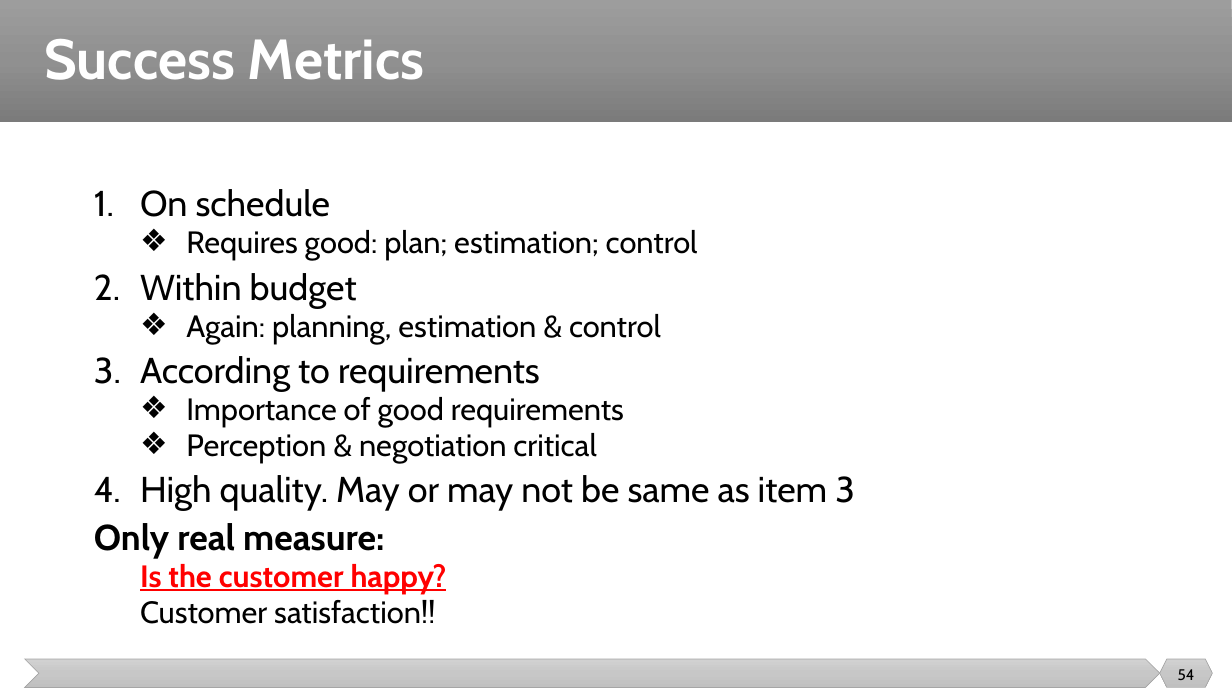
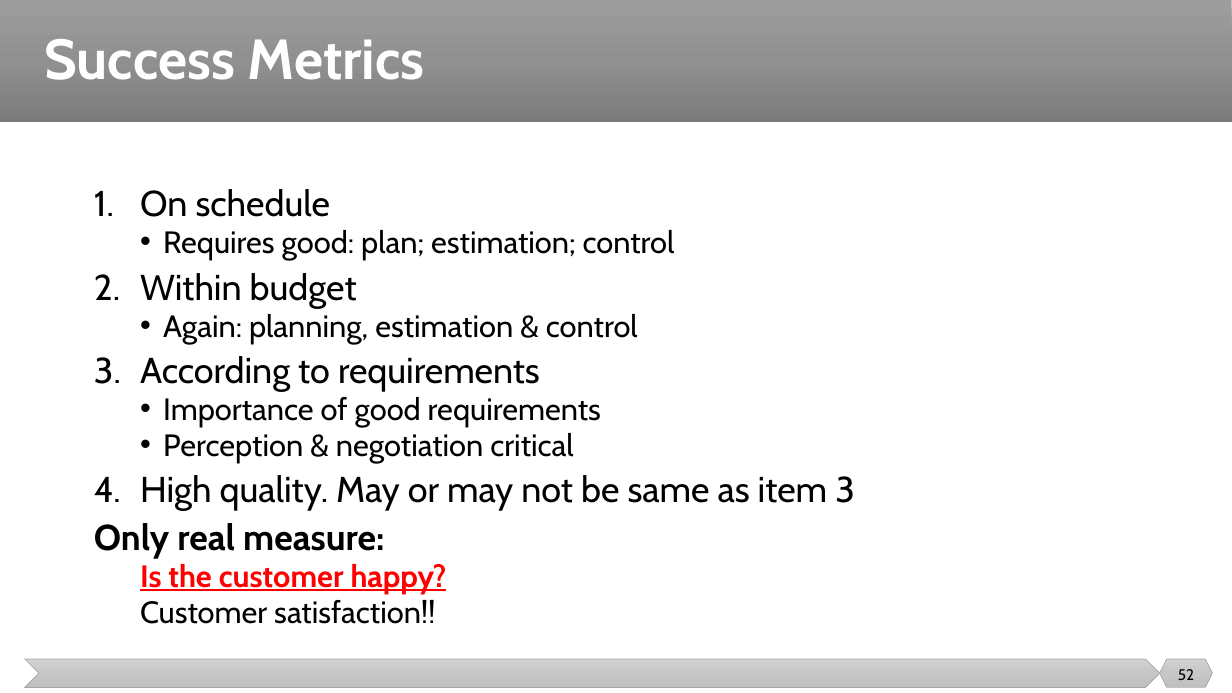
Before and after one commit to malenezi/malenezi, a slide deck: slide 52 of SE423/Lectures/7-Quality/Quality.pptx (slide 54 before the commit). Drawn at 1232x693 pixels with LibreOffice and Linux fonts; fonts in the diff are those of the drawing. Boxes give left, top, right and bottom in pixels: in the first picture for what was removed or moved away, otherwise in the second. Text is boxed around its words. In the diff, an @@ line names an element or a change of style, - is before the commit and + after.

```diff
--- a/SE423/Lectures/7-Quality/Quality.pptx
+++ b/SE423/Lectures/7-Quality/Quality.pptx
@@ text at [163,230,675,463]: bullet ❖ to • @@
@@ page number at [1178,669,1194,680]: text changed @@
-54
+52
```
Also in this commit, not shown: 10 other slides changed, 2 slides removed.
